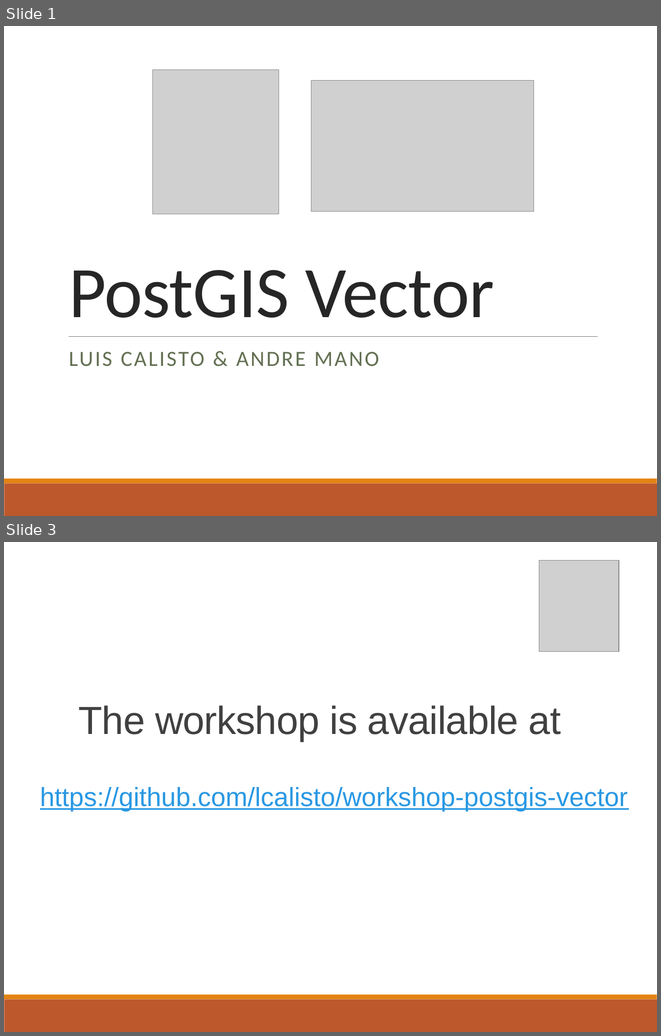
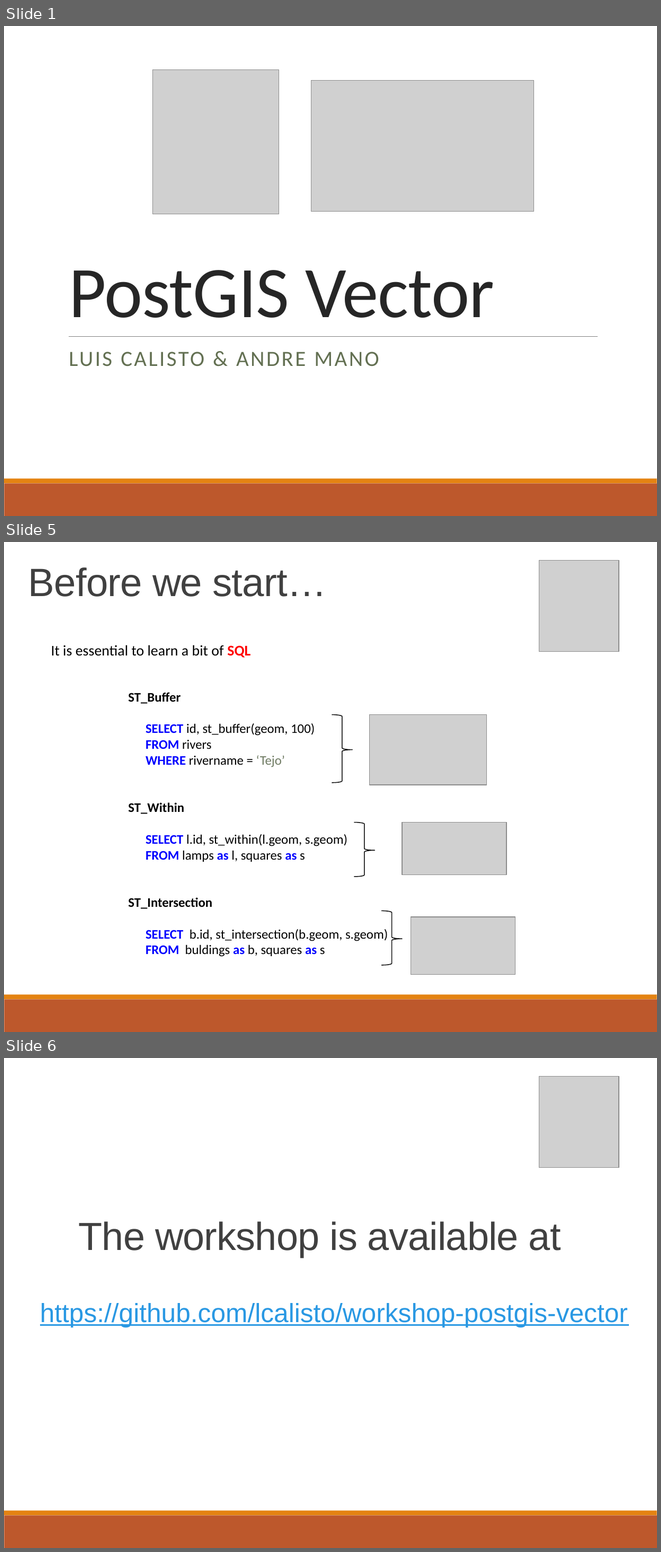
Before and after one commit to lcalisto/workshop-postgis-vector, a slide deck: presentation.pptx. Shown one above the other, each under a label of ours: slides 1 and 3 before the commit, slides 1, 5 and 6 after it; the slides between them are not shown. The pictures are 661x1036 and 661x1552 pixels, drawn with LibreOffice and Linux fonts; fonts in the diff are those of the drawing; grey boxes stand for pictures. Boxes give left, top, right and bottom in pixels: in the first picture for what was removed or moved away, otherwise in the second. Text is boxed around its words. In the diff, an @@ line names an element or a change of style, - is before the commit and + after.

Commit message:
new presentation
new presentation

```diff
--- a/presentation.pptx
+++ b/presentation.pptx
@@ slide 5 added at [4, 542, 657, 1032], background #FFFFFF; not listed: 2 template elements that a slide beside it also shows @@
@@ text added at [28, 567, 326, 597], 48 pt, text #404040 @@
+Before we start…
@@ picture added at [540, 561, 620, 652] @@
@@ text added at [51, 645, 250, 658], 18 pt, text #000000 @@
+It is essential to learn a bit of SQL
@@ text added at [128, 692, 388, 956], 16 pt, text #000000 @@
+    ST_Buffer
+    SELECT id, st_buffer(geom, 100)
+    FROM rivers
+    WHERE rivername = ‘Tejo’
+    ST_Within
+    SELECT l.id, st_within(l.geom, s.geom)
+    FROM lamps as l, squares as s
+    ST_Intersection
+    SELECT b.id, st_intersection(b.geom, s.geom)
+    FROM buldings as b, squares as s
@@ right brace added at [332, 714, 352, 783], outline #0D0D0D 1 pt @@
@@ picture added at [370, 714, 486, 784] @@
@@ right brace added at [354, 822, 375, 877], outline #0D0D0D 1 pt @@
@@ picture added at [402, 822, 506, 875] @@
@@ right brace added at [381, 910, 402, 965], outline #0D0D0D 1 pt @@
@@ picture added at [411, 917, 515, 974] @@
@@ what was slide 3 is now slide 6 @@
```
Also in this commit, not shown: 1 slide changed, 2 other slides added.
